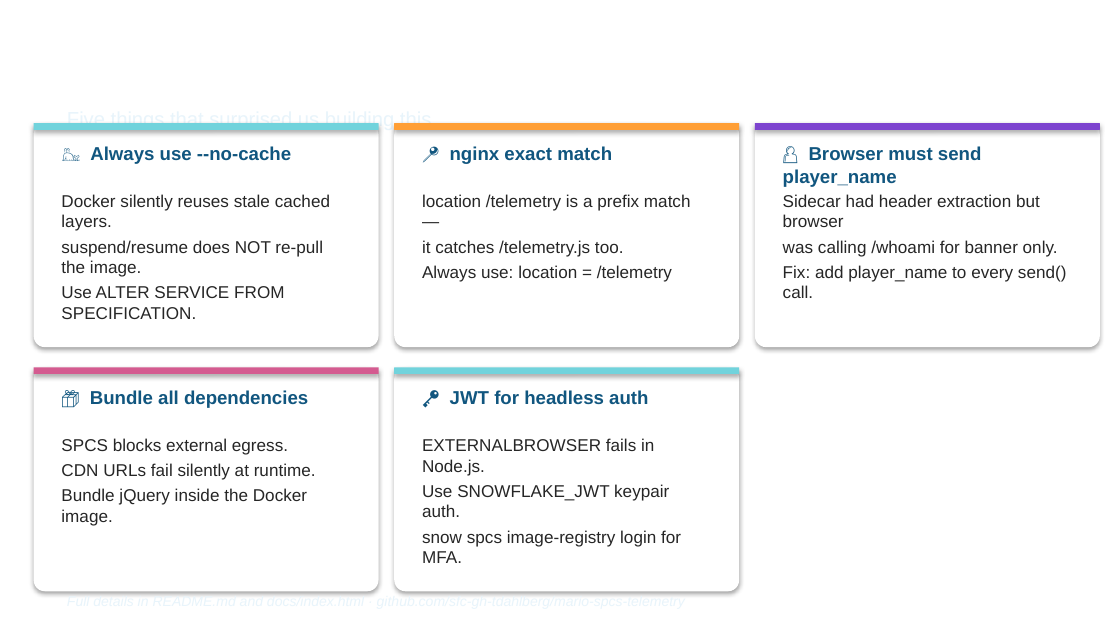
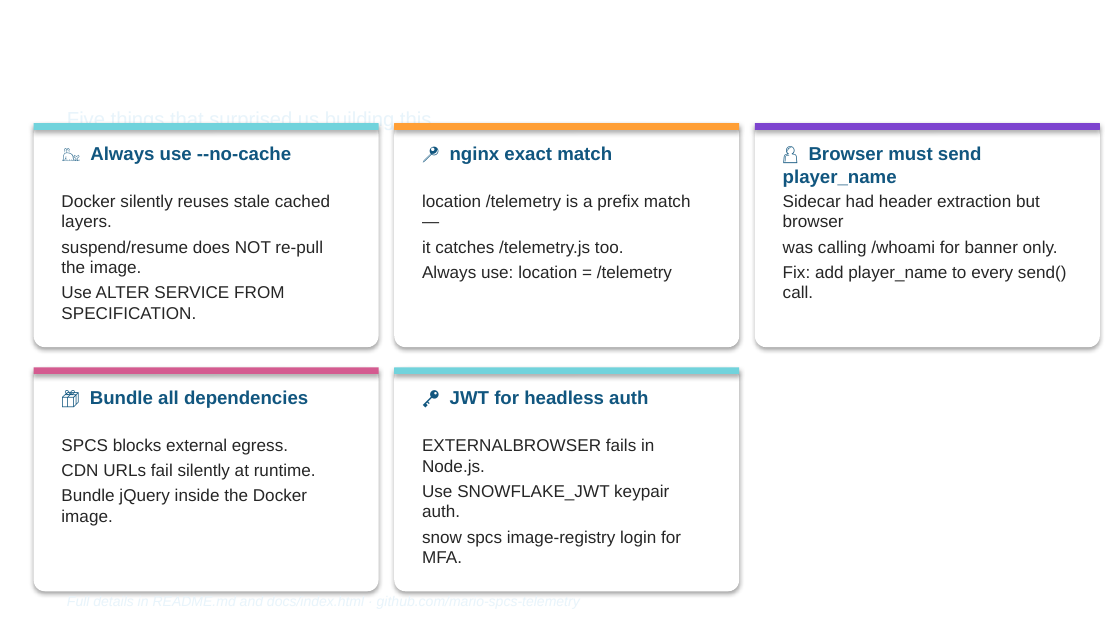
Before and after one commit to sfc-gh-tdahlberg/mario-spcs-telemetry, a slide deck: slide 11 of Super_Mario_SPCS_Telemetry_Presentation.pptx. Drawn at 1120x630 pixels with LibreOffice and Linux fonts; fonts in the diff are those of the drawing; background and template pictures are left out. Boxes give left, top, right and bottom in pixels: in the first picture for what was removed or moved away, otherwise in the second. Text is boxed around its words. In the diff, an @@ line names an element or a change of style, - is before the commit and + after.

```diff
--- a/Super_Mario_SPCS_Telemetry_Presentation.pptx
+++ b/Super_Mario_SPCS_Telemetry_Presentation.pptx
@@ text at box(67, 594, 580, 610): text changed @@
-Full details in README.md and docs/index.html · github.com/sfc-gh-tdahlberg/mario-spcs-telemetry
+Full details in README.md and docs/index.html · github.com/mario-spcs-telemetry
```
Also in this commit, not shown: 3 other slides changed, 13 other files.
